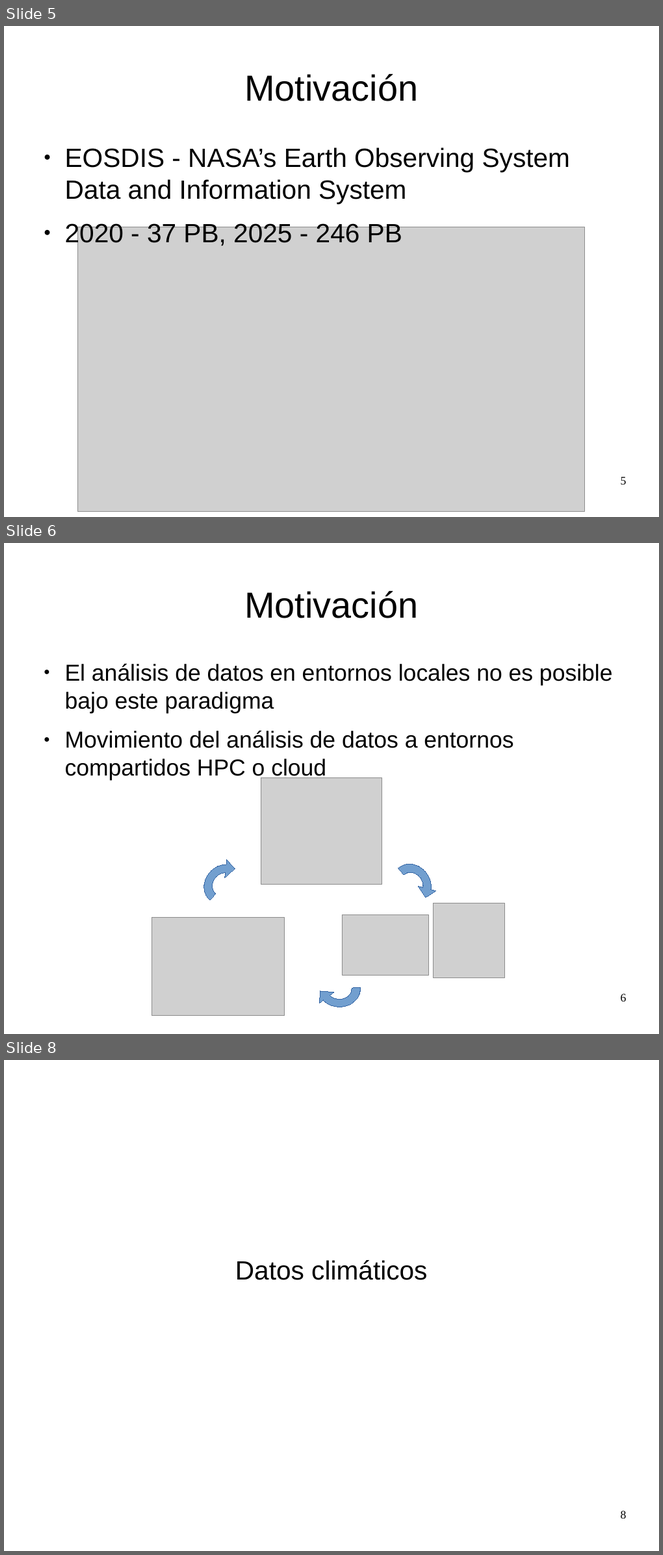
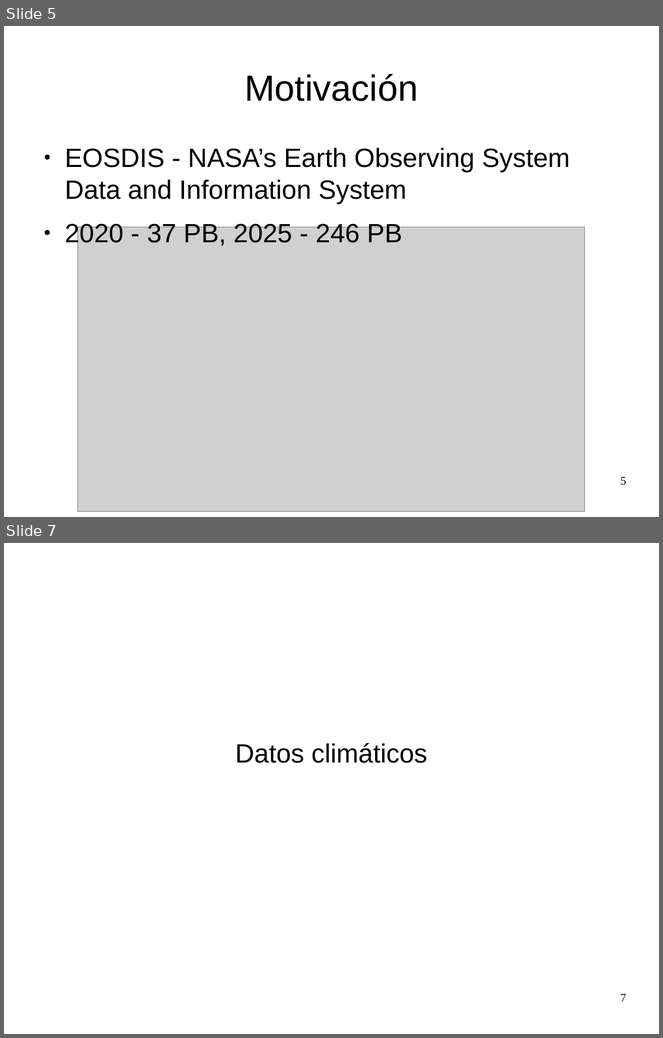
Before and after one commit to zequihg50/tfm, a slide deck: presentacion.odp. Shown one above the other, each under a label of ours: slides 5, 6 and 8 before the commit, slides 5 and 7 after it; the slides between them are not shown. The pictures are 663x1555 and 663x1038 pixels, drawn with LibreOffice and Linux fonts; fonts in the diff are those of the drawing; grey boxes stand for pictures. Boxes give left, top, right and bottom in pixels: in the first picture for what was removed or moved away, otherwise in the second. Text is boxed around its words. In the diff, an @@ line names an element or a change of style, - is before the commit and + after.

```diff
--- a/presentacion.odp
+++ b/presentacion.odp
@@ slide 6 removed at [4,543,659,1034], background #FFFFFF @@
@@ title removed at [244,591,418,618] @@
-Motivación
@@ text removed at [65,663,613,780] @@
-● El análisis de datos en entornos locales no es posible bajo este paradigma
-● Movimiento del análisis de datos a entornos compartidos HPC o cloud
@@ picture removed at [261,778,382,884] @@
@@ freeform shape removed at [196,856,252,913] @@
@@ freeform shape removed at [385,856,440,913] @@
@@ picture removed at [434,903,505,979] @@
@@ picture removed at [152,917,285,1016] @@
@@ picture removed at [342,915,429,976] @@
@@ freeform shape removed at [318,969,362,1008] @@
@@ page number removed at [621,994,627,1002] @@
-6
@@ what was slide 8 is now slide 7 @@
@@ page number at [621,994,627,1002]: text changed @@
-8
+7
```
Also in this commit, not shown: 3 slides changed, 2 other slides removed, 1 other file.
